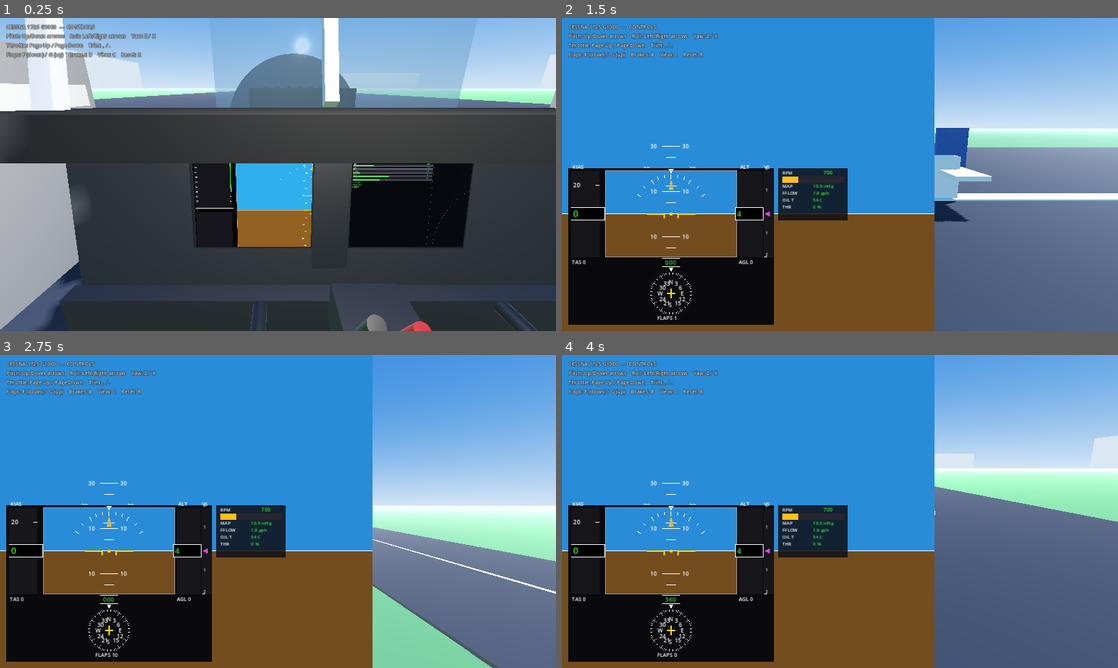
Above: before the commit, frames 1-4 (two rows, left to right).
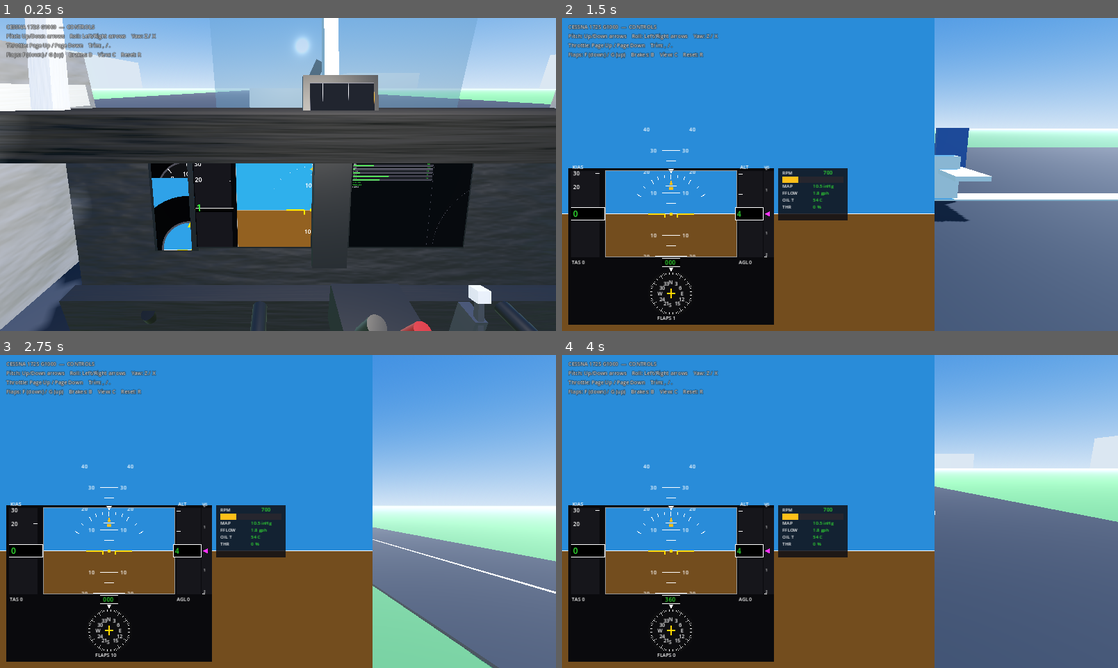
Above: after the commit, the same moments.

Repository: bigcubedata/test
Game: Godot game, scene res://src/Main.tscn
The game is run twice, just before and just after one commit, with the same random seed, the same clock (stepped at 60 frames per second) and the same inputs.
Inputs:
- Up to frame 1 (0.25 s): no input
- Up to frame 2 (1.5 s): hold Up (roll_right) 0.53-1.28 s; tap C (toggle_view) at 0.6, 1.35 s; tap Enter at 1.25 s; hold F (flaps_down) from 1.28 s (still down)
- Up to frame 3 (2.75 s): tap R (reset_aircraft) at 2 s; release F (flaps_down) at 2.03 s; hold Up (roll_right) from 2.03 s (still down); tap C (toggle_view) at 2.1 s
- Up to frame 4 (4 s): tap R (reset_aircraft) at 2.75 s; release Up (roll_right) at 2.78 s; hold G (flaps_up) 2.78-3.53 s; tap C (toggle_view) at 2.85, 3.6 s; hold Left (roll_left) from 3.53 s (still down)

The runs differ from the first frame. In frame 1, 6.3% of the frame differs, in the area x 2-100%, y 11-100%; in frame 2, 0.5%; in frame 3, 0.5%; in frame 4, 0.5%.

Commit message:
Enrich 3D cockpit: prop, standby gauges, compass, controls, textures
- Spinning two-blade propeller with spinner and a translucent prop-arc disc
  that fades in with RPM (caps visual rate to avoid frame-rate strobing);
  the dark nose box becomes a white engine cowling.
- PFD now scales its instrument scales and font sizes to the display height,
  so text stays crisp on the larger 1024x768 cockpit-panel SubViewport.
- Standby steam gauges (airspeed / attitude / altimeter) mounted left of the
  PFD, plus a wet magnetic compass on the glareshield.
- Cockpit controls: flap selector lever, a row of toggle switches and an
  ignition/magneto barrel on the lower sub-panel.
- Procedural noise normal-maps give the panel a moulded-plastic grain and the
  glareshield a padded-leather grain.

Co-Authored-By: Claude Opus 4.8 <noreply@anthropic.com>
Claude-Session: https://claude.ai/code/session_01BSiwa8xwJ1aRwLCRnRu7pg

Diff:
--- a/src/aircraft/Aircraft.tscn
+++ b/src/aircraft/Aircraft.tscn
@@ -1,7 +1,8 @@
-[gd_scene load_steps=15 format=3 uid="uid://c172s_aircraft"]
+[gd_scene load_steps=16 format=3 uid="uid://c172s_aircraft"]
 
 [ext_resource type="Script" path="res://src/aircraft/Aircraft.gd" id="1_aircraft"]
 [ext_resource type="Script" path="res://src/aircraft/Cockpit.gd" id="2_cockpit"]
+[ext_resource type="Script" path="res://src/aircraft/Propeller.gd" id="3_prop"]
 
 [sub_resource type="StandardMaterial3D" id="mat_white"]
 albedo_color = Color(0.92, 0.92, 0.94, 1)
@@ -56,10 +57,10 @@
 mesh = SubResource("mesh_fuse")
 surface_material_override/0 = SubResource("mat_white")
 
-[node name="Nose" type="MeshInstance3D" parent="."]
+[node name="Cowl" type="MeshInstance3D" parent="."]
 transform = Transform3D(1, 0, 0, 0, 1, 0, 0, 0, 1, 0, -0.05, -4.0)
 mesh = SubResource("mesh_nose")
-surface_material_override/0 = SubResource("mat_dark")
+surface_material_override/0 = SubResource("mat_white")
 
 [node name="Windshield" type="MeshInstance3D" parent="."]
 transform = Transform3D(1, 0, 0, 0, 1, 0, 0, 0, 1, 0, 0.45, -2.5)
@@ -86,10 +87,9 @@
 mesh = SubResource("mesh_vstab")
 surface_material_override/0 = SubResource("mat_blue")
 
-[node name="Propeller" type="MeshInstance3D" parent="."]
-transform = Transform3D(1, 0, 0, 0, 0, -1, 0, 1, 0, 0, -0.05, -4.75)
-mesh = SubResource("mesh_prop")
-surface_material_override/0 = SubResource("mat_dark")
+[node name="Propeller" type="Node3D" parent="."]
+transform = Transform3D(1, 0, 0, 0, 1, 0, 0, 0, 1, 0, -0.05, -4.78)
+script = ExtResource("3_prop")
 
 [node name="CollisionShape3D" type="CollisionShape3D" parent="."]
 shape = SubResource("shape_body")
--- a/src/aircraft/Cockpit.gd
+++ b/src/aircraft/Cockpit.gd
@@ -12,31 +12,56 @@
 
 const PFD_SCRIPT := preload("res://src/ui/PFD.gd")
 const MFD_SCRIPT := preload("res://src/ui/MFD.gd")
+const STANDBY_SCRIPT := preload("res://src/ui/StandbyGauges.gd")
+const COMPASS_SCRIPT := preload("res://src/ui/Compass.gd")
 
 var _aircraft: Node
 var _yoke: Node3D
 var _yoke_l: Node3D
+var _panel_normal: Texture2D
+var _leather_normal: Texture2D
 
 
 func _ready() -> void:
 	_aircraft = get_parent()
+	_panel_normal = _noise_normal(0.08, 5.0)    # fine moulded-plastic grain
+	_leather_normal = _noise_normal(0.025, 11.0) # coarse padded-leather grain
 	_build_structure()
 	_build_panel()
 	_build_screens()
 	_build_yokes()
 	_build_pedestal()
+	_build_controls()
 	_build_lighting()
 
 
 # --------------------------------------------------------------------------
 #  Helpers
 # --------------------------------------------------------------------------
-func _mat(color: Color, rough := 0.6, metal := 0.0) -> StandardMaterial3D:
+func _mat(color: Color, rough := 0.6, metal := 0.0, normal: Texture2D = null, normal_scale := 0.5) -> StandardMaterial3D:
 	var m := StandardMaterial3D.new()
 	m.albedo_color = color
 	m.roughness = rough
 	m.metallic = metal
+	if normal:
+		m.normal_enabled = true
+		m.normal_texture = normal
+		m.normal_scale = normal_scale
 	return m
+
+## Procedural tiling normal map from value noise, for surface relief/texture.
+func _noise_normal(freq: float, strength: float) -> Texture2D:
+	var n := FastNoiseLite.new()
+	n.noise_type = FastNoiseLite.TYPE_SIMPLEX_SMOOTH
+	n.frequency = freq
+	var t := NoiseTexture2D.new()
+	t.width = 256
+	t.height = 256
+	t.seamless = true
+	t.as_normal_map = true
+	t.bump_strength = strength
+	t.noise = n
+	return t
 
 func _box(sz: Vector3, pos: Vector3, mat: StandardMaterial3D, rot := Vector3.ZERO, parent: Node = null) -> MeshInstance3D:
 	var mi := MeshInstance3D.new()
@@ -67,8 +92,8 @@
 #  Cabin shell: posts, window frames, side walls
 # --------------------------------------------------------------------------
 func _build_structure() -> void:
-	var white := _mat(Color(0.82, 0.82, 0.84), 0.8)
-	var grey := _mat(Color(0.5, 0.5, 0.53), 0.85)
+	var white := _mat(Color(0.82, 0.82, 0.84), 0.8, 0.0, _panel_normal, 0.25)
+	var grey := _mat(Color(0.5, 0.5, 0.53), 0.85, 0.0, _leather_normal, 0.4)
 
 	# Left / right windshield posts (A-pillars), leaning forward and outboard.
 	_box(Vector3(0.05, 0.8, 0.05), Vector3(-0.6, 0.22, -0.74), white, Vector3(-0.45, 0.0, 0.18))
@@ -91,8 +116,8 @@
 #  Instrument panel + glareshield
 # --------------------------------------------------------------------------
 func _build_panel() -> void:
-	var panel_mat := _mat(Color(0.10, 0.10, 0.11), 0.7)
-	var coam := _mat(Color(0.05, 0.05, 0.055), 0.9)
+	var panel_mat := _mat(Color(0.10, 0.10, 0.11), 0.7, 0.0, _panel_normal, 0.4)
+	var coam := _mat(Color(0.05, 0.05, 0.055), 0.95, 0.0, _leather_normal, 0.8)
 	var tilt := Vector3(-0.18, 0.0, 0.0)  # top tilts away from pilot
 
 	# Main panel slab.
@@ -113,6 +138,10 @@
 	# PFD in front of the pilot, MFD to its right (centre stack).
 	_make_screen(PFD_SCRIPT, Vector3(-0.07, -0.31, -0.625), 0.33, 0.25, tilt)
 	_make_screen(MFD_SCRIPT, Vector3(0.37, -0.31, -0.625), 0.33, 0.25, tilt)
+	# Standby steam gauges (ASI/AI/ALT) to the left of the PFD.
+	_make_screen(STANDBY_SCRIPT, Vector3(-0.30, -0.31, -0.625), 0.10, 0.27, tilt, Vector2i(384, 1024))
+	# Wet magnetic compass on top of the glareshield.
+	_make_screen(COMPASS_SCRIPT, Vector3(0.15, -0.02, -0.60), 0.15, 0.07, Vector3(-0.4, 0, 0), Vector2i(512, 256))
 	# Avionics / radio stack between and below the screens.
 	var stack := _mat(Color(0.07, 0.07, 0.08), 0.6)
 	_box(Vector3(0.10, 0.36, 0.03), Vector3(0.15, -0.32, -0.632), stack, tilt)
@@ -121,7 +150,7 @@
 		_box(Vector3(0.07, 0.016, 0.01), Vector3(0.15, -0.22 - i * 0.04, -0.648), btn, tilt)
 
 
-func _make_screen(ui_script: Script, pos: Vector3, w: float, h: float, rot: Vector3) -> void:
+func _make_screen(ui_script: Script, pos: Vector3, w: float, h: float, rot: Vector3, vp_size := Vector2i(1024, 768)) -> void:
 	# Bezel sits BEHIND the glass quad (toward the panel) so it frames, not
 	# occludes, the display.
 	var bezel := _mat(Color(0.02, 0.02, 0.02), 0.5)
@@ -129,7 +158,7 @@
 
 	# SubViewport rendering the instrument Control.
 	var sv := SubViewport.new()
-	sv.size = Vector2i(1024, 768)
+	sv.size = vp_size
 	sv.disable_3d = true
 	sv.transparent_bg = false
 	sv.render_target_update_mode = SubViewport.UPDATE_ALWAYS
@@ -137,7 +166,7 @@
 	add_child(sv)
 	var ui := Control.new()
 	ui.set_script(ui_script)
-	ui.size = Vector2(1024, 768)
+	ui.size = Vector2(vp_size)
 	ui.set_anchors_preset(Control.PRESET_FULL_RECT)
 	sv.add_child(ui)
 
@@ -195,6 +224,27 @@
 	_cyl(0.016, 0.10, Vector3(0.27, -0.47, -0.36), red, Vector3(0.5, 0, 0))
 
 
+func _build_controls() -> void:
+	# Flap selector lever (right of the pedestal, with detent gate).
+	var metal := _mat(Color(0.3, 0.3, 0.33), 0.4, 0.6)
+	var white := _mat(Color(0.85, 0.85, 0.88), 0.5)
+	_box(Vector3(0.03, 0.12, 0.06), Vector3(0.48, -0.58, -0.46), metal)  # gate plate
+	var flap_lever := _box(Vector3(0.014, 0.11, 0.014), Vector3(0.48, -0.52, -0.44), metal, Vector3(-0.3, 0, 0))
+	_box(Vector3(0.03, 0.03, 0.03), Vector3(0, 0.06, 0.0), white, Vector3.ZERO, flap_lever)  # knob
+
+	# Row of toggle switches along the lower sub-panel.
+	var sw_base := _mat(Color(0.06, 0.06, 0.07), 0.6)
+	var sw := _mat(Color(0.7, 0.7, 0.72), 0.4, 0.5)
+	for i in range(6):
+		var x := -0.12 + i * 0.05
+		_box(Vector3(0.02, 0.02, 0.012), Vector3(x, -0.60, -0.55), sw_base)
+		_box(Vector3(0.008, 0.03, 0.008), Vector3(x, -0.585, -0.555), sw, Vector3(-0.4, 0, 0))
+
+	# Ignition / magneto key barrel on the far left.
+	var black := _mat(Color(0.03, 0.03, 0.035), 0.5, 0.3)
+	_cyl(0.018, 0.03, Vector3(-0.36, -0.60, -0.52), black, Vector3(0.4, 0, 0))
+
+
 func _build_lighting() -> void:
 	# Soft cabin fill light so the interior reads even with the sun outside.
 	var omni := OmniLight3D.new()
--- /dev/null
+++ b/src/aircraft/Propeller.gd
@@ -0,0 +1,80 @@
+extends Node3D
+## Spinning two-blade propeller + spinner for the C172.
+##
+## Builds a hub, spinner cone, two blades and a translucent "prop arc" disc.
+## The blades spin at a capped *visual* rate (real 2700 rpm would just strobe
+## at the frame rate), while the arc disc fades in with rpm to sell the blur.
+## Forward is -Z, so the propeller spins about the Z axis.
+
+const VISUAL_MAX_RPS := 4.0   # capped visual revs/sec (avoids strobing)
+
+var _blades: Node3D
+var _arc_mat: StandardMaterial3D
+
+
+func _ready() -> void:
+	var dark := _mat(Color(0.05, 0.05, 0.06), 0.4, 0.2)
+	var spinner_mat := _mat(Color(0.75, 0.75, 0.78), 0.3, 0.7)
+
+	# Spinner cone (points forward, -Z).
+	var spinner := _cyl(0.02, 0.16, 0.34, spinner_mat, Vector3(-PI * 0.5, 0, 0))
+	spinner.position = Vector3(0, 0, -0.1)
+
+	_blades = Node3D.new()
+	add_child(_blades)
+	# Hub.
+	_cyl(0.07, 0.07, 0.12, dark, Vector3(PI * 0.5, 0, 0), _blades)
+	# Two blades = one long thin slab across the hub, with a slight twist look.
+	var blade := MeshInstance3D.new()
+	var bm := BoxMesh.new()
+	bm.size = Vector3(0.14, 1.88, 0.03)
+	blade.mesh = bm
+	blade.material_override = dark
+	_blades.add_child(blade)
+
+	# Translucent prop-arc disc.
+	var arc := MeshInstance3D.new()
+	var disc := CylinderMesh.new()
+	disc.top_radius = 0.96
+	disc.bottom_radius = 0.96
+	disc.height = 0.006
+	arc.mesh = disc
+	arc.rotation = Vector3(PI * 0.5, 0, 0)
+	_arc_mat = StandardMaterial3D.new()
+	_arc_mat.albedo_color = Color(0.6, 0.6, 0.62, 0.0)
+	_arc_mat.transparency = BaseMaterial3D.TRANSPARENCY_ALPHA
+	_arc_mat.shading_mode = BaseMaterial3D.SHADING_MODE_UNSHADED
+	arc.material_override = _arc_mat
+	arc.position = Vector3(0, 0, -0.02)
+	add_child(arc)
+
+
+func _process(delta: float) -> void:
+	var rpm: float = FlightData.engine_rpm
+	var rps := minf(rpm / 60.0, VISUAL_MAX_RPS)
+	if _blades:
+		_blades.rotation.z += rps * TAU * delta
+	if _arc_mat:
+		# Blades visible at low rpm; arc disc takes over as it spools up.
+		var a := clampf((rpm - 800.0) / 1600.0, 0.0, 1.0) * 0.22
+		_arc_mat.albedo_color.a = a
+
+
+func _mat(c: Color, rough: float, metal: float) -> StandardMaterial3D:
+	var m := StandardMaterial3D.new()
+	m.albedo_color = c
+	m.roughness = rough
+	m.metallic = metal
+	return m
+
+func _cyl(r: float, top: float, h: float, mat: StandardMaterial3D, rot: Vector3, parent: Node = null) -> MeshInstance3D:
+	var mi := MeshInstance3D.new()
+	var mesh := CylinderMesh.new()
+	mesh.top_radius = r
+	mesh.bottom_radius = top
+	mesh.height = h
+	mi.mesh = mesh
+	mi.material_override = mat
+	mi.rotation = rot
+	(parent if parent else self).add_child(mi)
+	return mi
--- /dev/null
+++ b/src/ui/Compass.gd
@@ -0,0 +1,45 @@
+extends Control
+## Wet magnetic compass card, mounted on top of the glareshield. A vertical
+## card whose numbers slide past a fixed lubber line as heading changes.
+
+var _font: Font
+
+
+func _ready() -> void:
+	_font = ThemeDB.fallback_font
+
+
+func _process(_delta: float) -> void:
+	queue_redraw()
+
+
+func _draw() -> void:
+	var s := size
+	draw_rect(Rect2(Vector2.ZERO, s), Color(0.12, 0.13, 0.16))
+	draw_rect(Rect2(Vector2.ZERO, s), Color(0.5, 0.5, 0.55), false, 3.0)
+	var hdg: float = FlightData.heading_deg
+	var cx := s.x * 0.5
+	var cy := s.y * 0.5
+	var ppd := s.x / 50.0  # pixels per degree of heading shown
+
+	# The card: marks every 10 deg, cardinal letters, sliding under the lubber.
+	for d in range(-30, 31, 10):
+		var hd := snappedf(hdg, 10.0) + d
+		var x := cx + (hd - hdg) * ppd
+		if x < 6 or x > s.x - 6:
+			continue
+		var hh := int(fposmod(hd, 360.0))
+		draw_line(Vector2(x, 4), Vector2(x, s.y * 0.32), Color(0.95, 0.95, 1.0), 2.0)
+		var lbl := ""
+		match hh:
+			0: lbl = "N"
+			90: lbl = "E"
+			180: lbl = "S"
+			270: lbl = "W"
+			_: lbl = str(hh / 10)
+		var col := Color(1.0, 0.5, 0.5) if hh % 90 == 0 else Color(0.95, 0.95, 1.0)
+		draw_string(_font, Vector2(x - s.x * 0.05, s.y * 0.85), lbl,
+			HORIZONTAL_ALIGNMENT_LEFT, -1, roundi(s.y * 0.5), col)
+
+	# Fixed lubber line.
+	draw_line(Vector2(cx, 2), Vector2(cx, s.y - 2), Color(1.0, 0.65, 0.2), 3.0)
--- a/src/ui/PFD.gd
+++ b/src/ui/PFD.gd
@@ -26,9 +26,14 @@
 const C_BLACK := Color(0, 0, 0)
 const C_YELLOW := Color(1.0, 0.85, 0.0)
 
-const PX_PER_DEG := 6.5    # pitch ladder scale
-const PX_PER_KT := 4.2     # airspeed tape scale
-const PX_PER_100FT := 62.0 # altitude tape scale
+# Instrument scales (pixels). Recomputed each frame from the display height so
+# the PFD looks identical whether drawn into the small 2D overlay or the larger
+# 1024x768 cockpit-panel SubViewport.
+const REF_H := 480.0       # layout reference height
+var _pd := 6.5             # pitch ladder px/deg
+var _pk := 4.2             # airspeed tape px/kt
+var _pa := 62.0            # altitude tape px/100ft
+var _u := 1.0              # overall scale factor (size.y / REF_H)
 
 var _font: Font
 
@@ -44,6 +49,10 @@
 
 func _draw() -> void:
 	var s := size
+	_u = s.y / REF_H
+	_pd = 6.5 * _u
+	_pk = 4.2 * _u
+	_pa = 62.0 * _u
 	# Overall PFD background.
 	draw_rect(Rect2(Vector2.ZERO, s), Color(0.04, 0.04, 0.05))
 
@@ -65,7 +74,7 @@
 	var roll := FlightData.roll_deg
 
 	draw_set_transform(center, deg_to_rad(-roll), Vector2.ONE)
-	var pitch_offset := pitch * PX_PER_DEG
+	var pitch_offset := pitch * _pd
 	var big := maxf(rect.size.x, rect.size.y) * 2.0
 
 	# Sky and ground halves (oversized so they fill when banked).
@@ -77,7 +86,7 @@
 	for deg in range(-90, 91, 10):
 		if deg == 0:
 			continue
-		var y := -deg * PX_PER_DEG + pitch_offset
+		var y := -deg * _pd + pitch_offset
 		if absf(y - pitch_offset) > rect.size.y:
 			continue
 		var half := 46.0 if absi(deg) % 20 == 0 else 26.0
@@ -87,7 +96,7 @@
 		_text(Vector2(half + 6, y + 6), label, 16, C_WHITE)
 	# Minor 5-degree ticks.
 	for deg in range(-85, 86, 10):
-		var y := -deg * PX_PER_DEG + pitch_offset
+		var y := -deg * _pd + pitch_offset
 		if absf(y - pitch_offset) > rect.size.y:
 			continue
 		draw_line(Vector2(-14, y), Vector2(14, y), C_HORIZON, 1.0)
@@ -104,12 +113,13 @@
 	# Slip/skid trapezoid under the pointer.
 	_draw_slip_skid(center, rect.size.y * 0.46)
 
-	# Fixed aircraft reference symbol (yellow wings + dot).
-	draw_line(Vector2(center.x - 70, center.y), Vector2(center.x - 20, center.y), C_YELLOW, 4.0)
-	draw_line(Vector2(center.x + 20, center.y), Vector2(center.x + 70, center.y), C_YELLOW, 4.0)
-	draw_line(Vector2(center.x - 20, center.y), Vector2(center.x - 20, center.y + 12), C_YELLOW, 4.0)
-	draw_line(Vector2(center.x + 20, center.y), Vector2(center.x + 20, center.y + 12), C_YELLOW, 4.0)
-	draw_rect(Rect2(center.x - 4, center.y - 4, 8, 8), C_YELLOW)
+	# Fixed aircraft reference symbol (yellow wings + dot), scaled to the panel.
+	var w := 4.0 * _u
+	draw_line(Vector2(center.x - 70 * _u, center.y), Vector2(center.x - 20 * _u, center.y), C_YELLOW, w)
+	draw_line(Vector2(center.x + 20 * _u, center.y), Vector2(center.x + 70 * _u, center.y), C_YELLOW, w)
+	draw_line(Vector2(center.x - 20 * _u, center.y), Vector2(center.x - 20 * _u, center.y + 12 * _u), C_YELLOW, w)
+	draw_line(Vector2(center.x + 20 * _u, center.y), Vector2(center.x + 20 * _u, center.y + 12 * _u), C_YELLOW, w)
+	draw_rect(Rect2(center.x - 4 * _u, center.y - 4 * _u, 8 * _u, 8 * _u), C_YELLOW)
 
 	draw_rect(rect, Color(0.6, 0.6, 0.6), false, 2.0)
 
@@ -167,12 +177,12 @@
 	_speed_band(rect, FlightData.VNE, FlightData.VNE + 30, C_RED, ias, cy, 7.0) # red line region
 
 	# Moving scale: a tick + label every 10 kt.
-	var top_speed := ias + (rect.size.y * 0.5) / PX_PER_KT
-	var low_speed := ias - (rect.size.y * 0.5) / PX_PER_KT
+	var top_speed := ias + (rect.size.y * 0.5) / _pk
+	var low_speed := ias - (rect.size.y * 0.5) / _pk
 	var v := int(floor(low_speed / 10.0) * 10)
 	while v <= int(top_speed) + 10:
 		if v >= 20:
-			var y := cy - (v - ias) * PX_PER_KT
+			var y := cy - (v - ias) * _pk
 			if y > rect.position.y and y < rect.position.y + rect.size.y:
 				draw_line(Vector2(cx - 12, y), Vector2(cx, y), C_WHITE, 1.5)
 				_text(Vector2(rect.position.x + 6, y + 6), str(v), 17, C_WHITE)
@@ -192,8 +202,8 @@
 
 func _speed_band(rect: Rect2, lo: float, hi: float, col: Color, ias: float, cy: float, w: float) -> void:
 	var x := rect.position.x + rect.size.x - w
-	var y_lo := cy - (lo - ias) * PX_PER_KT
-	var y_hi := cy - (hi - ias) * PX_PER_KT
+	var y_lo := cy - (lo - ias) * _pk
+	var y_hi := cy - (hi - ias) * _pk
 	var top := clampf(minf(y_lo, y_hi), rect.position.y, rect.position.y + rect.size.y)
 	var bot := clampf(maxf(y_lo, y_hi), rect.position.y, rect.position.y + rect.size.y)
 	if bot - top > 0.5:
@@ -209,11 +219,11 @@
 	var cy := rect.position.y + rect.size.y * 0.5
 	var alt: float = FlightData.altitude_ft
 
-	var span_ft := (rect.size.y * 0.5) / PX_PER_100FT * 100.0
+	var span_ft := (rect.size.y * 0.5) / _pa * 100.0
 	var top_alt := alt + span_ft
 	var a := int(floor((alt - span_ft) / 100.0) * 100)
 	while a <= int(top_alt) + 100:
-		var y := cy - (a - alt) * (PX_PER_100FT / 100.0)
+		var y := cy - (a - alt) * (_pa / 100.0)
 		if y > rect.position.y and y < rect.position.y + rect.size.y:
 			draw_line(Vector2(cx, y), Vector2(cx + 12, y), C_WHITE, 1.5)
 			if a % 500 == 0:
@@ -316,7 +326,7 @@
 #  Helpers
 # --------------------------------------------------------------------------
 func _text(pos: Vector2, text: String, font_size: int, color: Color) -> void:
-	draw_string(_font, pos, text, HORIZONTAL_ALIGNMENT_LEFT, -1, font_size, color)
+	draw_string(_font, pos, text, HORIZONTAL_ALIGNMENT_LEFT, -1, roundi(font_size * _u), color)
 
 
 func _mask_outside(rect: Rect2) -> void:
--- /dev/null
+++ b/src/ui/StandbyGauges.gd
@@ -0,0 +1,112 @@
+extends Control
+## Standby (backup) steam gauges for the C172 G1000 panel: airspeed indicator,
+## attitude indicator and altimeter, stacked vertically. Rendered into a tall
+## SubViewport and mounted left of the PFD. Mechanical-instrument style to
+## contrast with the glass displays.
+
+const C_BG := Color(0.03, 0.03, 0.035)
+const C_FACE := Color(0.07, 0.07, 0.08)
+const C_RIM := Color(0.25, 0.25, 0.28)
+const C_TICK := Color(0.9, 0.9, 0.92)
+const C_NEEDLE := Color(0.95, 0.95, 0.95)
+const C_SKY := Color(0.16, 0.5, 0.82)
+const C_GND := Color(0.42, 0.28, 0.12)
+const C_YELLOW := Color(1.0, 0.85, 0.0)
+
+var _font: Font
+
+
+func _ready() -> void:
+	_font = ThemeDB.fallback_font
+
+
+func _process(_delta: float) -> void:
+	queue_redraw()
+
+
+func _draw() -> void:
+	var s := size
+	draw_rect(Rect2(Vector2.ZERO, s), C_BG)
+	var r := s.x * 0.42
+	var cx := s.x * 0.5
+	_asi(Vector2(cx, s.y * 0.18), r)
+	_attitude(Vector2(cx, s.y * 0.5), r)
+	_altimeter(Vector2(cx, s.y * 0.82), r)
+
+
+func _dial(c: Vector2, r: float) -> void:
+	draw_circle(c, r + r * 0.08, Color(0.02, 0.02, 0.02))
+	draw_circle(c, r, C_FACE)
+	draw_arc(c, r, 0, TAU, 48, C_RIM, maxf(2.0, r * 0.06))
+
+
+func _label(c: Vector2, txt: String, r: float) -> void:
+	draw_string(_font, c + Vector2(-r * 0.5, r * 0.42), txt,
+		HORIZONTAL_ALIGNMENT_CENTER, r, roundi(r * 0.26), Color(0.7, 0.7, 0.75))
+
+
+func _asi(c: Vector2, r: float) -> void:
+	_dial(c, r)
+	# Scale 40..160 kt across 300 degrees (start lower-left).
+	var lo := 40.0
+	var hi := 160.0
+	var a0 := deg_to_rad(150.0)
+	var span := deg_to_rad(240.0)
+	for kt in range(int(lo), int(hi) + 1, 20):
+		var f := (kt - lo) / (hi - lo)
+		var ang := a0 + f * span
+		var dir := Vector2(cos(ang), sin(ang))
+		draw_line(c + dir * (r * 0.82), c + dir * r, C_TICK, maxf(1.0, r * 0.03))
+		draw_string(_font, c + dir * (r * 0.62) + Vector2(-r * 0.16, r * 0.1),
+			str(kt / 10), HORIZONTAL_ALIGNMENT_LEFT, -1, roundi(r * 0.2), C_TICK)
+	var ias: float = clampf(FlightData.indicated_airspeed_kt, 0.0, hi)
+	var fa := a0 + clampf((ias - lo) / (hi - lo), -0.1, 1.05) * span
+	var nd := Vector2(cos(fa), sin(fa))
+	draw_line(c, c + nd * (r * 0.85), C_NEEDLE, maxf(2.0, r * 0.06))
+	draw_circle(c, r * 0.08, C_NEEDLE)
+	_label(c, "AIRSPEED", r)
+
+
+func _attitude(c: Vector2, r: float) -> void:
+	draw_circle(c, r + r * 0.08, Color(0.02, 0.02, 0.02))
+	# Sky/ground, rotated by roll and shifted by pitch, then mask to a disc.
+	var roll := FlightData.roll_deg
+	var pitch := FlightData.pitch_deg
+	var ppd := r / 25.0  # pixels per degree
+	draw_set_transform(c, deg_to_rad(-roll), Vector2.ONE)
+	var off := pitch * ppd
+	var big := r * 2.5
+	draw_rect(Rect2(-big, -big + off, big * 2, big), C_SKY)
+	draw_rect(Rect2(-big, off, big * 2, big), C_GND)
+	draw_line(Vector2(-big, off), Vector2(big, off), Color(1, 1, 1), maxf(1.0, r * 0.03))
+	draw_set_transform_matrix(Transform2D.IDENTITY)
+	# Mask the square corners outside the dial with a thick bg ring.
+	draw_arc(c, r + r * 0.45, 0, TAU, 48, C_BG, r * 0.9)
+	draw_arc(c, r, 0, TAU, 48, C_RIM, maxf(2.0, r * 0.06))
+	# Fixed miniature aircraft.
+	draw_line(c + Vector2(-r * 0.5, 0), c + Vector2(-r * 0.15, 0), C_YELLOW, maxf(2.0, r * 0.05))
+	draw_line(c + Vector2(r * 0.15, 0), c + Vector2(r * 0.5, 0), C_YELLOW, maxf(2.0, r * 0.05))
+	draw_circle(c, r * 0.04, C_YELLOW)
+	# Roll pointer.
+	draw_colored_polygon(PackedVector2Array([
+		c + Vector2(0, -r), c + Vector2(-r * 0.1, -r * 0.82), c + Vector2(r * 0.1, -r * 0.82)]), C_YELLOW)
+
+
+func _altimeter(c: Vector2, r: float) -> void:
+	_dial(c, r)
+	for i in range(10):
+		var ang := deg_to_rad(-90.0 + i * 36.0)
+		var dir := Vector2(cos(ang), sin(ang))
+		draw_line(c + dir * (r * 0.82), c + dir * r, C_TICK, maxf(1.0, r * 0.03))
+		draw_string(_font, c + dir * (r * 0.62) + Vector2(-r * 0.1, r * 0.1),
+			str(i), HORIZONTAL_ALIGNMENT_LEFT, -1, roundi(r * 0.2), C_TICK)
+	var alt: float = FlightData.altitude_ft
+	# Hundreds hand (long) and thousands hand (short).
+	var h100 := fposmod(alt, 1000.0) / 1000.0
+	var h1000 := fposmod(alt, 10000.0) / 10000.0
+	var a100 := deg_to_rad(-90.0) + h100 * TAU
+	var a1000 := deg_to_rad(-90.0) + h1000 * TAU
+	draw_line(c, c + Vector2(cos(a1000), sin(a1000)) * (r * 0.55), C_NEEDLE, maxf(3.0, r * 0.09))
+	draw_line(c, c + Vector2(cos(a100), sin(a100)) * (r * 0.85), C_NEEDLE, maxf(2.0, r * 0.05))
+	draw_circle(c, r * 0.08, C_NEEDLE)
+	_label(c, "ALT", r)
